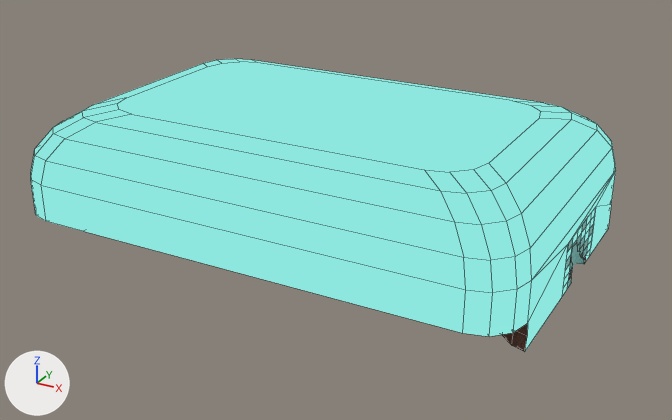
What one commit did to the Blender file Assets/World/C10L2/raw/C10L2.blend.
The view is the same before and after, from a 50 mm camera at (257.0, -271.0, 134.0) aimed at (121.0, -24.0, 10.0). The axes (+X, +Y, +Z) are drawn at lower left. The lights are the same throughout. Mesh edges are drawn as thin lines.

Objects in the first picture: 'Room6', 'Room7'.
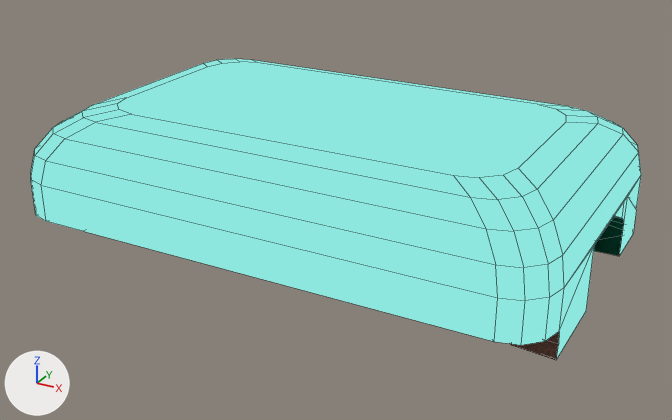
Location of each change, (x1, y1, x2, y2) in pixels of the pictures (672 x 420 px; the box of a moved part takes in the faces that stretch with it):
'Room6', reshaped
    before: (31, 59, 616, 352)
    after: (31, 59, 641, 360)
'Room7', deleted (cyan)
    before: (562, 207, 596, 296)
    faces in mat_ef_c10l2sky_lit (cyan #8de7de): (565, 219, 593, 289)
    faces in mat_ef_c10l2sky: (562, 207, 596, 296)
part 1 of me_plane, moved or reshaped
    before: (266, 98, 616, 352)
    after: (266, 98, 641, 360)

Edits to the bpy script that builds the scene:
```text
Change me_plane:
    used by ob_room6; location = (76.0, -31.0, 0.1)
    remove me_plane.from_pydata(...)  # 890 vertices, 966 faces; spans x -36.0..126.0, y -53.0..56.0, z -1.0..47.0
    add me_plane.from_pydata(...)  # 890 vertices, 967 faces; spans x -36.0..134.0, y -53.0..56.0, z -1.0..47.0
    me_plane part 1
    2 faces are deleted
    54 vertices in x 93.0..126.0, y -53.0..56.0, z 6.0..47.0 move by (8.0, 0.0, 0.0)
    6 vertices move from x 118.0..126.0, y -8.0..21.0, z 6.0..23.0 to x 118.0..134.0, y -13.0..25.0, z 6.0..26.0
    3 new faces join them, mat_uv_grass (picture img_tx_grass_dark_200_png)
    me_plane part 2: the surface is now shaded flat
Remove ob_room7:
    ob_room7 = bpy.data.objects.new('Room7', me_plane_006)
    ob_room7.location = (202.0, -25.0, 6.0)
```
